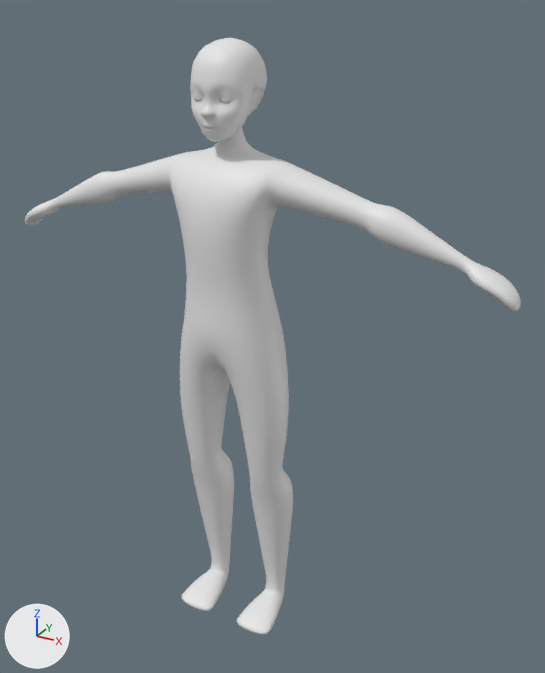
Before and after pictures for a commit that changed the Blender file Models/retopo roundy bin.blend.
The view is the same before and after, from a 50 mm camera at (0.986, -1.592, 1.729) aimed at (0.081, 0.054, 0.906). Every picture has the same lights, and +X, +Y and +Z are marked at lower left.

The first picture shows 'body', 'ears', 'retopology'.
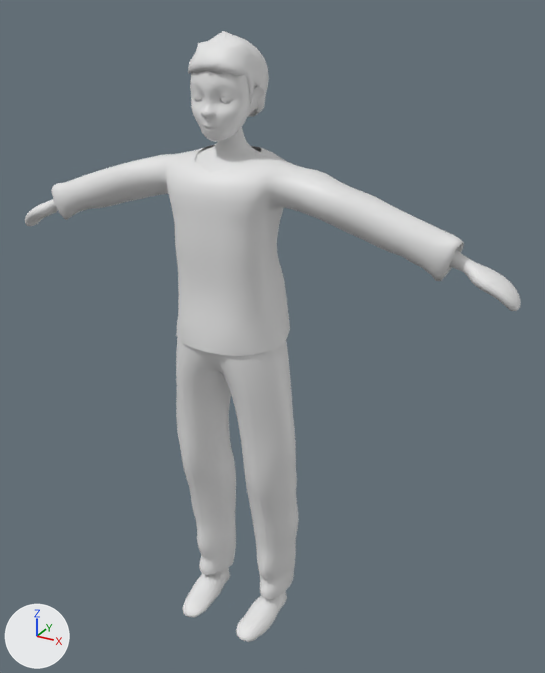
The change, as a diff of the scene's bpy script:
```diff
--- a/Models/retopo roundy bin.blend.py
+++ b/Models/retopo roundy bin.blend.py
@@ me_plane @@
 # used by ob_retopology; location = (0.0, -0.012, 1.562); scale = (0.0991, 0.0991, 0.0991)
-me_plane.from_pydata(...)  # 679 vertices, 716 faces; spans x -0.76..0.76, y -1.06..0.99, z -1.27..0.99
+me_plane.from_pydata(...)  # 564 vertices, 568 faces; spans x -0.76..0.76, y -1.06..0.48, z -1.27..0.55
+# me_plane part 1
+# 115 vertices are removed from x -0.73..0.73, y -0.69..0.99, z -0.6..0.99
+# 148 faces are deleted
@@ me_plane_001 @@
 # used by ob_body; location = (0.0, 0.0, 0.0); scale = (0.5, 0.5, 0.5)
-me_plane_001.from_pydata(...)  # 3658 vertices, 3656 faces; spans x -1.44..1.44, y -0.27..0.18, z 0.01..3.01
+me_plane_001.from_pydata(...)  # 1124 vertices, 1080 faces; spans x -1.44..1.44, y -0.26..0.14, z 2.24..3.01
+# me_plane_001 part 2: 2534 vertices removed from x -1.09..1.05, y -0.27..0.18, z 0.01..2.73
@@ me_plane_009 @@
+me_plane_009.from_pydata(...)  # 185 vertices, 190 faces; spans x -0.86..0.86, y -1.04..1.02, z -0.84..1.15
+me_plane_009.polygons.foreach_set('use_smooth', [True] * 190)
@@ me_plane_007 @@
+me_plane_007.from_pydata(...)  # 690 vertices, 672 faces; spans x -0.294..0.294, y -0.325..0.143, z 0.012..0.212
+me_plane_007.polygons.foreach_set('use_smooth', [True] * 672)
@@ me_plane_004 @@
+me_plane_004.from_pydata(...)  # 1115 vertices, 1092 faces; spans x -0.37..0.37, y -0.28..0.23, z 0.15..2.04
+me_plane_004.polygons.foreach_set('use_smooth', [True] * 1092)
@@ me_plane_002 @@
+me_plane_002.from_pydata(...)  # 1336 vertices, 1308 faces; spans x -1.17..1.17, y -0.3..0.23, z 1.85..2.82
+me_plane_002.polygons.foreach_set('use_smooth', [True] * 1308)
@@ ob_hair @@
+ob_hair = bpy.data.objects.new('hair', me_plane_009)
+ob_hair.location = (0.0, -0.012, 1.562)
+ob_hair.scale = (0.0991, 0.0991, 0.0991)
+_m = ob_hair.modifiers.new('Solidify', 'SOLIDIFY')
+_m.nonmanifold_thickness_mode = 'FIXED'
+_m.nonmanifold_merge_threshold = 0.0003
@@ ob_shoes @@
+ob_shoes = bpy.data.objects.new('shoes', me_plane_007)
+ob_shoes.location = (0.0, 0.0, 0.0)
+ob_shoes.scale = (0.5, 0.5, 0.5)
@@ ob_pants @@
+ob_pants = bpy.data.objects.new('pants', me_plane_004)
+ob_pants.location = (0.0, 0.0, 0.0)
+ob_pants.scale = (0.5, 0.5, 0.5)
@@ ob_shirt @@
+ob_shirt = bpy.data.objects.new('shirt', me_plane_002)
+ob_shirt.location = (0.0, 0.0, 0.0)
+ob_shirt.scale = (0.5, 0.5, 0.5)
```

Changed parts and their boxes (x1, y1, x2, y2) in the pictures (545 x 673 px):
'body', reshaped (64% shorter)
    before: (25, 127, 521, 634)
    after: (25, 127, 521, 311)
'shirt', added
    after: (51, 145, 464, 356)
'pants', added
    after: (176, 316, 299, 599)
'hair', added
    after: (188, 31, 269, 117)
'shoes', added
    after: (182, 567, 287, 642)
part 1 of me_plane, deleted
    before: (192, 38, 267, 105)
part 2 of me_plane_001, deleted
    before: (64, 157, 443, 634)
